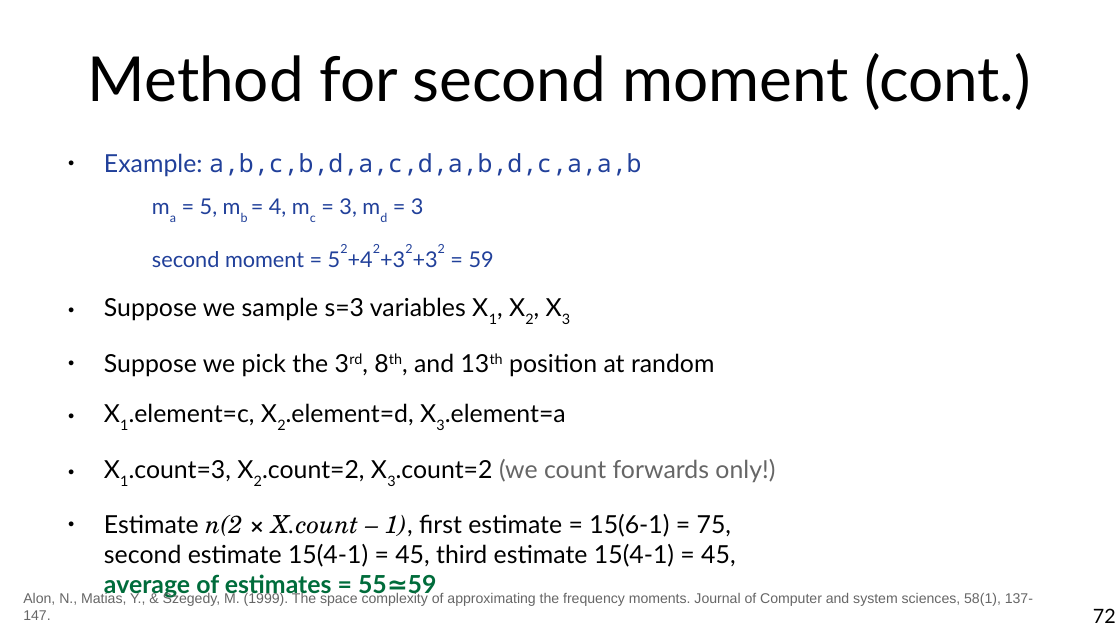
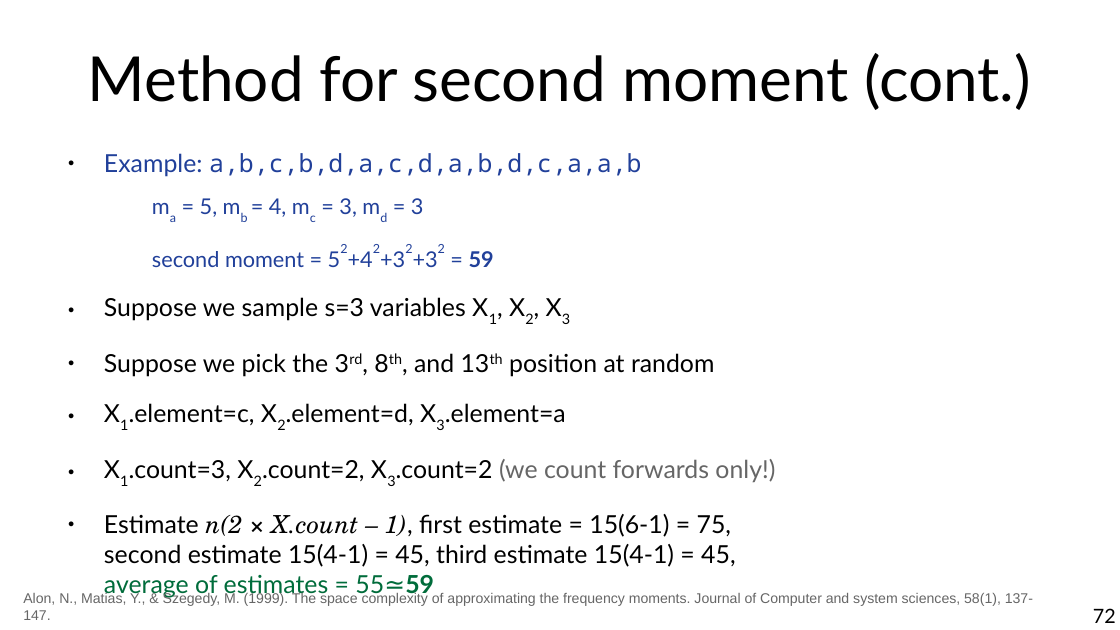
Before and after one commit to marco-calautti/data-mining-course, a slide deck: slide 72 of theory/tt10_streams.odp. Drawn at 1120x630 pixels with LibreOffice and Linux fonts; fonts in the diff are those of the drawing. Boxes give left, top, right and bottom in pixels: in the first picture for what was removed or moved away, otherwise in the second. Text is boxed around its words. In the diff, an @@ line names an element or a change of style, - is before the commit and + after.

```diff
--- a/theory/tt10_streams.odp
+++ b/theory/tt10_streams.odp
@@ text at (104, 251, 735, 598): bold on in "59"; bold off in "average of estimates = 55≃59" @@
```
Also in this commit, not shown: 8 other slides changed, 2 slides added.
